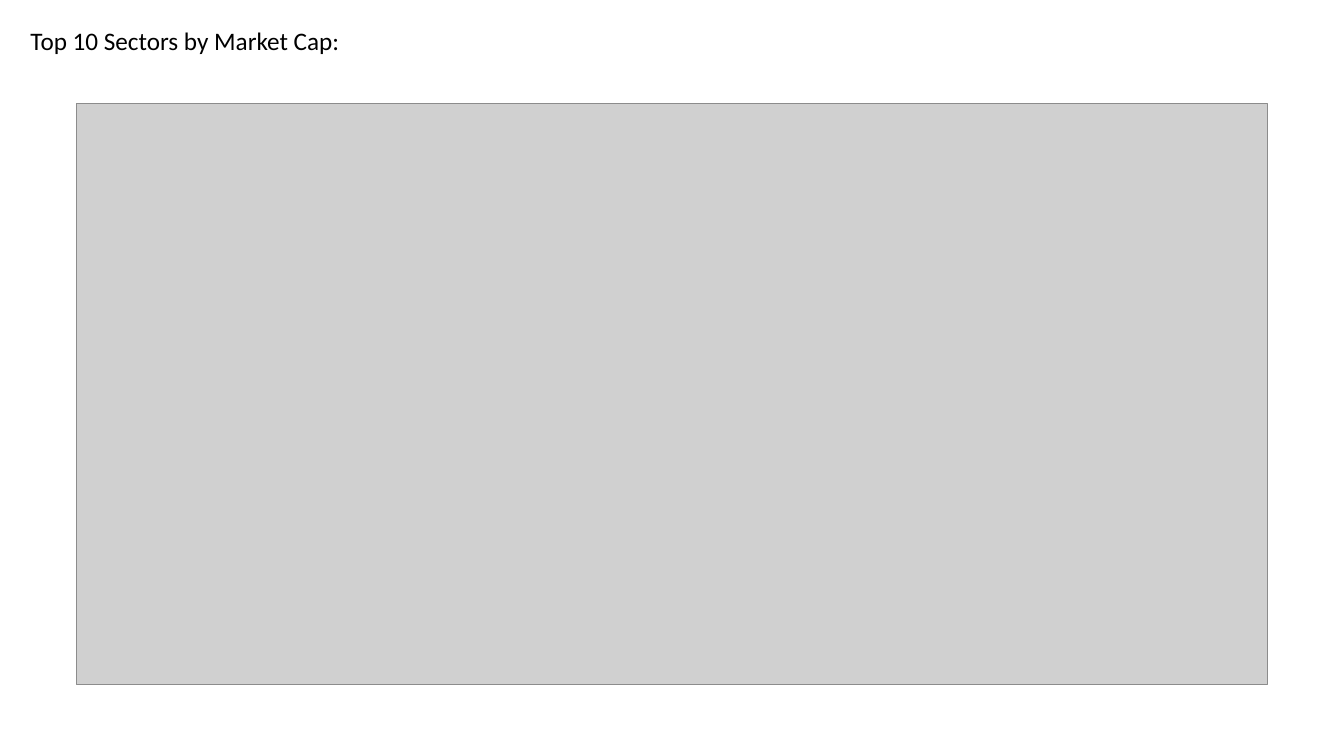
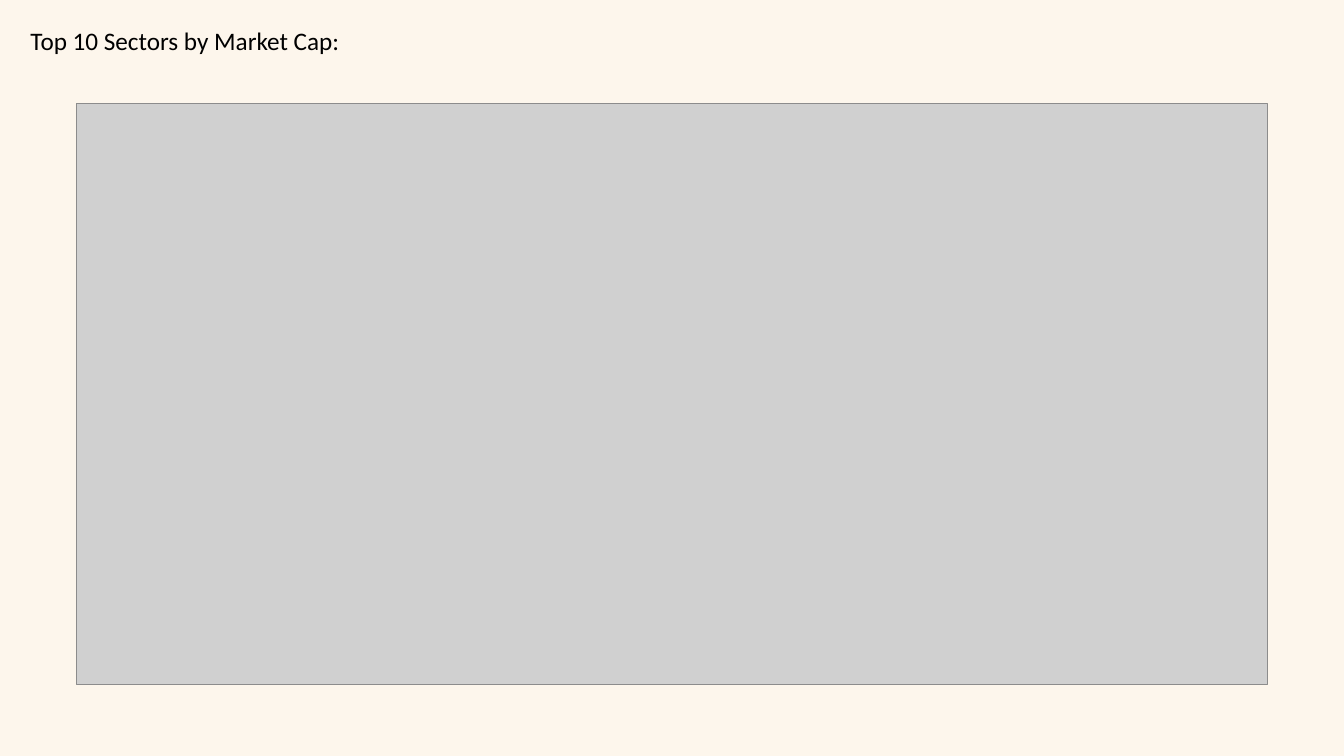
Before and after one commit to Patli1998/Bootcamp-Project1, a slide deck: slide 7 of Presentation.pptx. Drawn at 1344x756 pixels with LibreOffice and Linux fonts; fonts in the diff are those of the drawing; grey boxes stand for pictures. Boxes give left, top, right and bottom in pixels: in the first picture for what was removed or moved away, otherwise in the second. Text is boxed around its words. In the diff, an @@ line names an element or a change of style, - is before the commit and + after.

```diff
--- a/Presentation.pptx
+++ b/Presentation.pptx
@@ background #FFFFFF to #FDF6EC @@
```
Also in this commit, not shown: 8 other slides changed, 1 other file.
